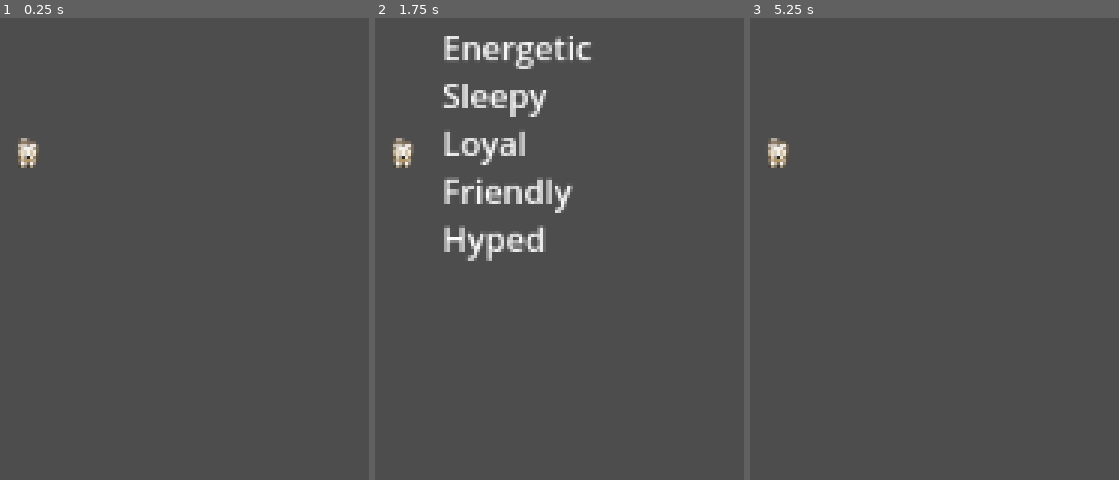
Above: before the commit, frames 1-3 (left to right).
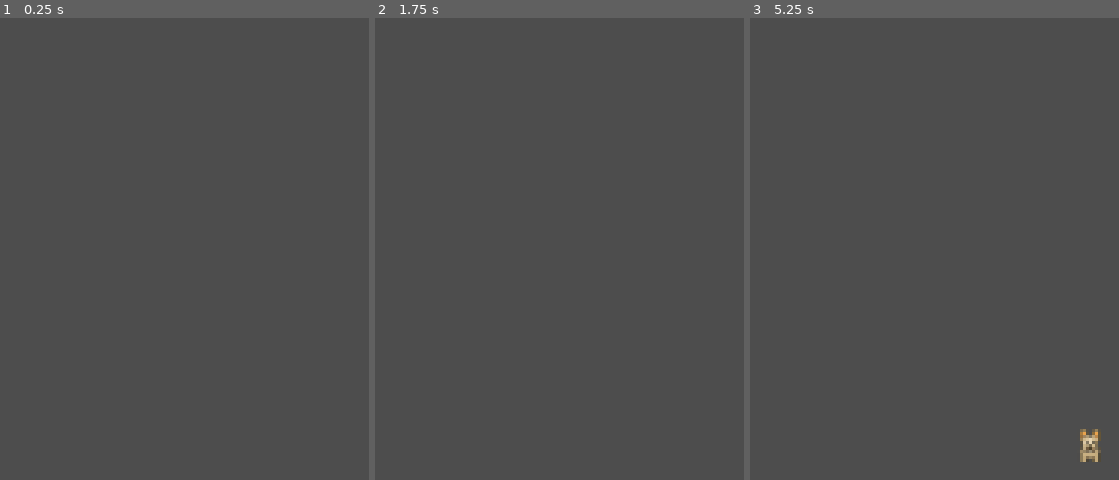
Above: after the commit, the same moments.

Repository: Tausva/DogShelter
Game: Godot game, scene res://scenes/MartiumTest/martium_test_scene.tscn
Two runs of this game, one before a commit and one after it. Both use one fixed random seed, a clock stepped at 60 frames per second and the inputs below.
Inputs (mouse positions are in pixels of both pictures, inside the frame that each line leads up to):
- Up to frame 1 (0.25 s): no input
- Up to frame 2 (1.75 s): tap Enter at 0.5 s; move the mouse to (outside the picture) at 0.52 s; click (outside the picture) at 0.67 s; tap Space at 1.25 s; drag from (outside the picture) to (404, 151) at 1.27 s
- Up to frame 3 (5.25 s): tap Enter at 2, 3.5 s; move the mouse to (outside the picture) at 2.02 s; click (outside the picture) at 2.17 s; tap Space at 2.75, 4.25 s; drag from (outside the picture) to (outside the picture) at 2.77 s; move the mouse to (outside the picture) at 3.52 s; click (outside the picture) at 3.67 s; drag from (879, 332) to (outside the picture) at 4.27 s; move the mouse to (outside the picture) at 5.02 s; click (outside the picture) at 5.17 s

The runs differ from the first frame. In frame 1, 0.3% of the frame differs, in the area x 4-11%, y 25-33%; in frame 2, 5.0%, in the area x 4-59%, y 3-53%; in frame 3, 0.6%.

Commit message:
dog spawner scene

Diff:
--- /dev/null
+++ b/scenes/DogSpawTimer/dog_spawn_timer.gd
@@ -0,0 +1,16 @@
+extends Node2D
+
+var spawn_offset := 50
+@export var start_x := 150
+@export var start_y := 150
+
+func _on_spawn_timer_timeout() -> void:
+	var dog_scene: PackedScene = load("res://scenes/dog/dog.tscn")
+	var dog = dog_scene.instantiate()
+	var rightmost_x = start_x
+	for child in $Dogs.get_children():
+		if child is Node2D:
+			rightmost_x = max(rightmost_x, child.position.x)
+
+	dog.position = Vector2(rightmost_x + spawn_offset, 150)
+	$Dogs.add_child(dog)
--- /dev/null
+++ b/scenes/DogSpawTimer/dog_spawn_timer.tscn
@@ -0,0 +1,14 @@
+[gd_scene load_steps=2 format=3 uid="uid://nck7rxri5mp8"]
+
+[ext_resource type="Script" path="res://scenes/DogSpawTimer/dog_spawn_timer.gd" id="1_5bh5m"]
+
+[node name="DogSpawnTimer" type="Node2D"]
+script = ExtResource("1_5bh5m")
+
+[node name="SpawnTimer" type="Timer" parent="."]
+wait_time = 5.0
+autostart = true
+
+[node name="Dogs" type="Node2D" parent="."]
+
+[connection signal="timeout" from="SpawnTimer" to="." method="_on_spawn_timer_timeout"]
--- a/scenes/MartiumTest/martium_test_scene.tscn
+++ b/scenes/MartiumTest/martium_test_scene.tscn
@@ -1,12 +1,11 @@
 [gd_scene load_steps=3 format=3 uid="uid://bwopiytt2dth5"]
 
-[ext_resource type="PackedScene" uid="uid://ccw8k1rr6elry" path="res://scenes/dog/dog.tscn" id="1_mccmu"]
 [ext_resource type="PackedScene" uid="uid://cjnhjj8fcmihv" path="res://scenes/cursor/cursor.tscn" id="2_ar4kh"]
+[ext_resource type="PackedScene" uid="uid://nck7rxri5mp8" path="res://scenes/DogSpawTimer/dog_spawn_timer.tscn" id="3_xsrpf"]
 
 [node name="MartiumTestScene" type="Node2D"]
 
-[node name="Dog" parent="." instance=ExtResource("1_mccmu")]
-position = Vector2(182, 140)
-dog_traits = Array[String](["Energetic", "Sleepy", "Loyal", "Friendly", "Hyped"])
+[node name="cursor" parent="." instance=ExtResource("2_ar4kh")]
 
-[node name="cursor" parent="." instance=ExtResource("2_ar4kh")]
+[node name="DogSpawnTimer" parent="." instance=ExtResource("3_xsrpf")]
+position = Vector2(132, 132)
--- a/scenes/dog/dog.gd
+++ b/scenes/dog/dog.gd
@@ -1,6 +1,7 @@
 extends Node2D
 
 @export var dog_traits: Array[String] = []
+var random_number_generator = RandomNumberGenerator.new()
 
 
 func _ready() -> void:
@@ -15,11 +16,12 @@
 
 func set_random_dog_texture(sprite: Sprite2D):
 	var texture_atlas = preload("res://scenes/dog/dog_atlas_texture.tres")
-	var random_number_generator = RandomNumberGenerator.new()
 	var random_collumn = random_number_generator.randi_range(0, 15)
 	var random_row = random_number_generator.randi_range(0, 2)
-	texture_atlas.region = Rect2(random_collumn * 16,random_row * 16,16,16)
-	sprite.texture = texture_atlas
+	var region = Rect2(random_collumn * 16,random_row * 16,16,16)
+	var new_texture = texture_atlas.duplicate()
+	new_texture.region = region
+	sprite.texture = new_texture
 
 
 func _on_area_2d_area_entered(area: Area2D) -> void:
